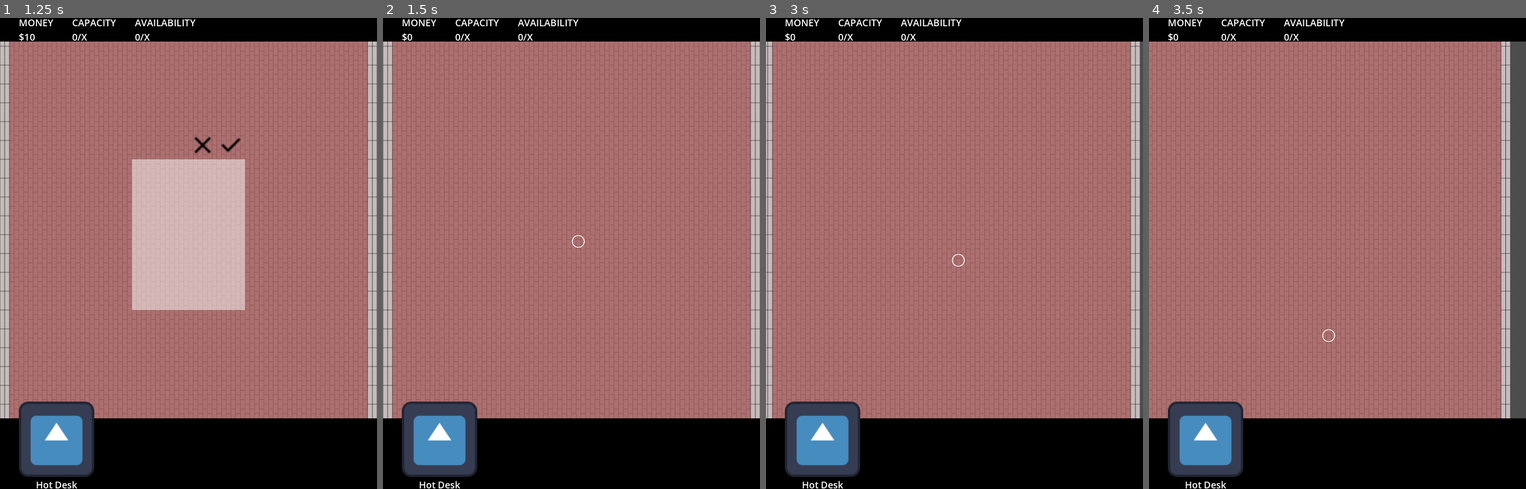
Above: before the commit, frames 1-4 (left to right).
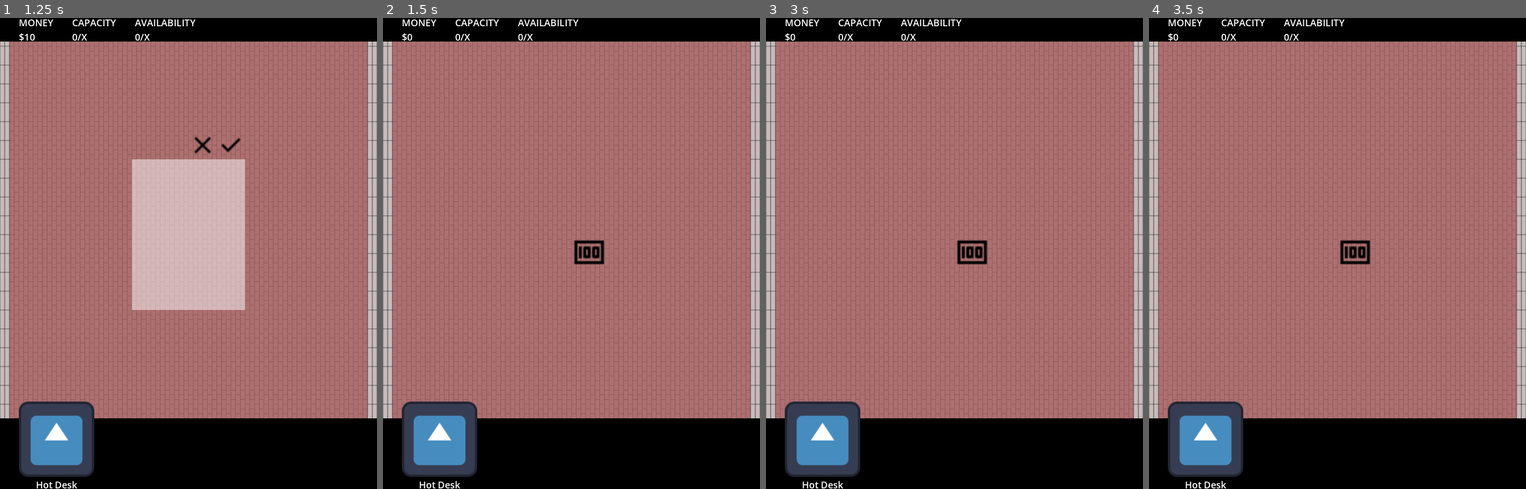
Above: after the commit, the same moments.

Repository: niels-hb/officie-godot
Game: Godot game, scene res://scenes/offices/basic_office_1/basic_office_1.tscn
Same seed, same stepped clock (60 frames per second), same inputs: the game is played once before the commit and once after it. The engine's default icon, where the game draws it, is replaced by a stand-in: a white triangle on a blue panel in a dark square.
Inputs (mouse positions are in pixels of both pictures, inside the frame that each line leads up to):
- Up to frame 1 (1.25 s): tap Enter at 0.5 s; drag from (56, 451) to (226, 149) at 0.52 s
- Up to frame 2 (1.5 s): click (612, 145) at 1.25 s
- Up to frame 3 (3 s): click (973, 253) at 2.02 s; tap Space at 2.75 s; drag from (954, 234) to (935, 347) at 2.77 s
- Up to frame 4 (3.5 s): no input

Frame 1 is identical in both runs. In frame 2, 0.4% of the frame differs, in the area x 50-59%, y 46-53%; in frame 3, 4.4%; in frame 4, 14%, in the area x 0-100%, y 5-85%.
Error in both runs: Assertion failed. (res://shared/fsm/timed_state.gd:18)

Commit message:
Added states for ActiveBaseRoom - Occupied - Collectable - Dirty

Diff:
--- a/scenes/rooms/active_base_room/active_base_room.gd
+++ /dev/null
@@ -1,3 +0,0 @@
-extends BaseRoom
-
-var is_generating_income: bool = false
--- a/scenes/rooms/active_base_room/active_base_room.tscn
+++ b/scenes/rooms/active_base_room/active_base_room.tscn
@@ -1,7 +1,34 @@
-[gd_scene load_steps=3 format=3 uid="uid://cnj85wi0hskql"]
+[gd_scene load_steps=5 format=3 uid="uid://cnj85wi0hskql"]
 
 [ext_resource type="PackedScene" uid="uid://cv04v0ei7br1t" path="res://scenes/rooms/base_room/base_room.tscn" id="1_4cn17"]
-[ext_resource type="Script" path="res://scenes/rooms/active_base_room/active_base_room.gd" id="2_k46ye"]
+[ext_resource type="Texture2D" uid="uid://b0f7ugqaq03ex" path="res://assets/icons/money.svg" id="3_te5rl"]
+[ext_resource type="Script" path="res://scenes/rooms/active_base_room/states/collectable.gd" id="5_cgv16"]
+[ext_resource type="Script" path="res://shared/fsm/sprite_timed_state.gd" id="6_u5t22"]
 
 [node name="ActiveBaseRoom" instance=ExtResource("1_4cn17")]
-script = ExtResource("2_k46ye")
+
+[node name="CollectMoneyButton" type="TextureButton" parent="." index="3"]
+visible = false
+offset_right = 24.0
+offset_bottom = 24.0
+scale = Vector2(5, 5)
+texture_normal = ExtResource("3_te5rl")
+
+[node name="Ready" parent="StateMachine" index="2"]
+next_state = NodePath("../Occupied")
+
+[node name="Occupied" type="Node" parent="StateMachine" index="3"]
+script = ExtResource("6_u5t22")
+sprite = NodePath("../../Image")
+state_progress_indicator = NodePath("../../StateProgressIndicator")
+next_state = NodePath("../Collectable")
+
+[node name="Collectable" type="Node" parent="StateMachine" index="4"]
+script = ExtResource("5_cgv16")
+interactable = NodePath("../../CollectMoneyButton")
+
+[node name="Dirty" type="Node" parent="StateMachine" index="5"]
+script = ExtResource("6_u5t22")
+sprite = NodePath("../../Image")
+state_progress_indicator = NodePath("../../StateProgressIndicator")
+next_state = NodePath("../Ready")
--- /dev/null
+++ b/scenes/rooms/active_base_room/states/collectable.gd
@@ -0,0 +1,21 @@
+extends InteractiveState
+
+var income: int
+
+
+func enter(_msg: Dictionary = {}) -> void:
+	super.enter(_msg)
+
+	assert(_msg.has("wait_time"))
+	assert(_msg.wait_time is float)
+
+	@warning_ignore("unsafe_cast")
+	var occupation_time: float = roundi(_msg.wait_time as float)
+	var occupation_time_in_days: int = roundi(occupation_time / GameInformation.SECONDS_PER_DAY)
+	income = (owner as BaseRoom).room.income_per_day * occupation_time_in_days
+
+
+func on_interaction() -> void:
+	GameInformation.money += income
+
+	state_machine.transition_to("Dirty")
